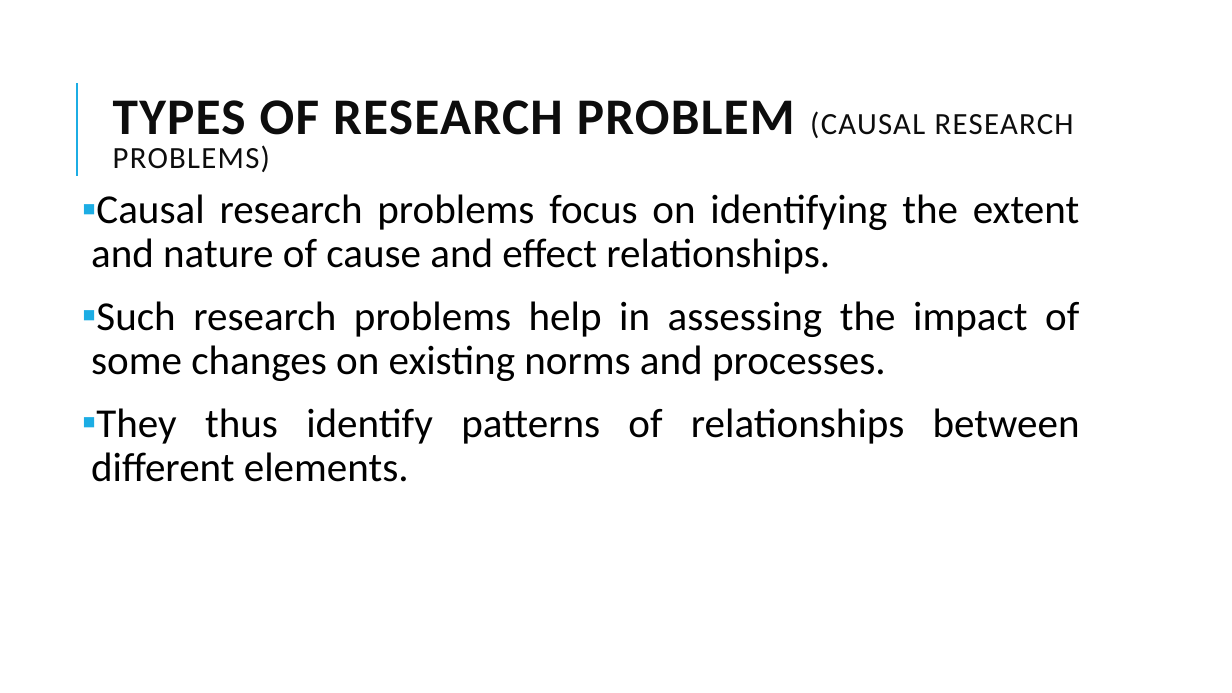
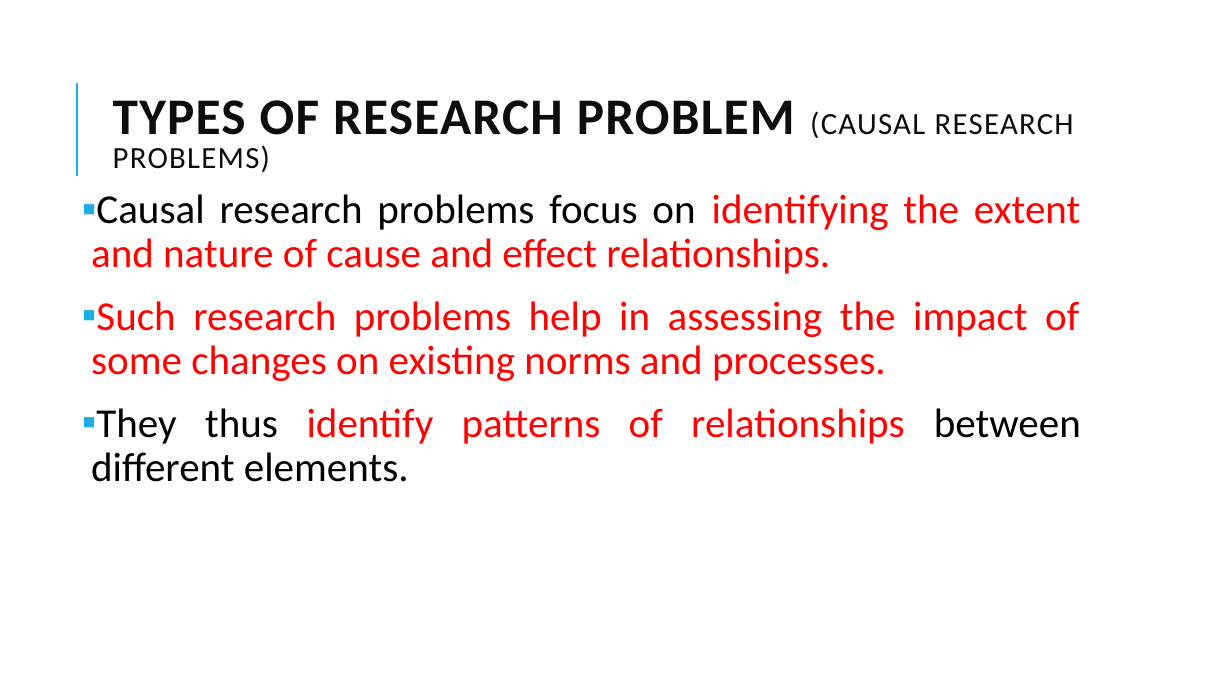
Before and after one commit to ahmedbilal7891/MSCS-2nd-Semester, a slide deck: slide 29 of BM-723 _Business research method/BooksAndNotes/Lec Two.pptx. Drawn at 1232x693 pixels with LibreOffice and Linux fonts; fonts in the diff are those of the drawing. Boxes give left, top, right and bottom in pixels: in the first picture for what was removed or moved away, otherwise in the second. Text is boxed around its words. In the diff, an @@ line names an element or a change of style, - is before the commit and + after.

```diff
--- a/BM-723 _Business research method/BooksAndNotes/Lec Two.pptx
+++ b/BM-723 _Business research method/BooksAndNotes/Lec Two.pptx
@@ text "Causal research problems focus on ..." at box(91, 194, 1081, 482): text colour #000000 to #FF0000 in "identifying the extent and nature of cause ...", "Such research problems help in assessing the ...", "identify patterns of relationships" @@
```
Also in this commit, not shown: 5 other slides changed, 22 other files.
